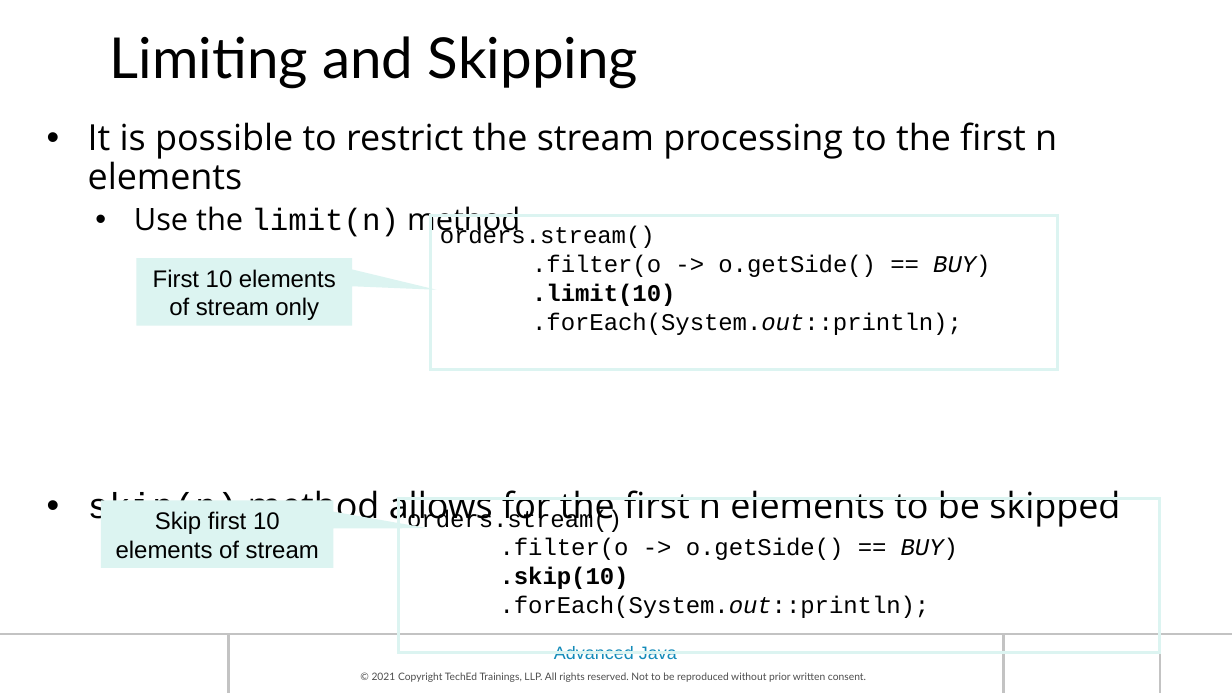
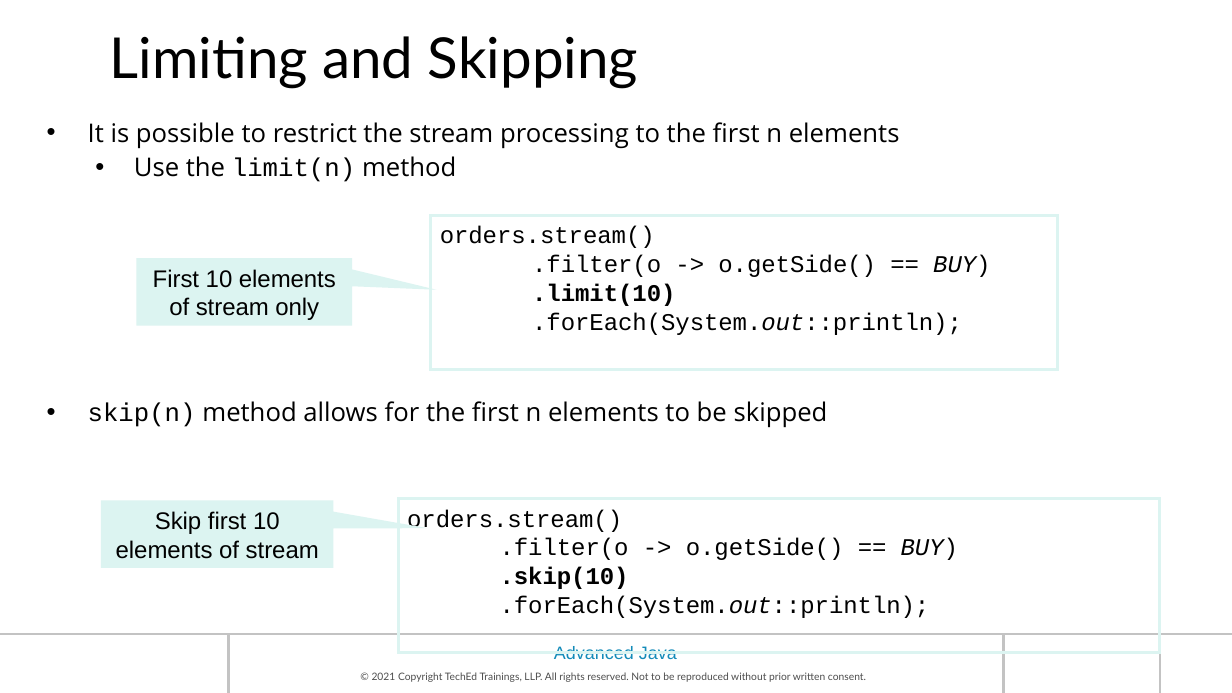
Before and after one commit to prabhat1510/maveric2122, a slide deck: slide 14 of HAN_AdvancedJava_Ch02-Streaming API & Other Java8 Features.pptx. Drawn at 1232x693 pixels with LibreOffice and Linux fonts; fonts in the diff are those of the drawing; background and template pictures are left out. Boxes give left, top, right and bottom in pixels: in the first picture for what was removed or moved away, otherwise in the second. Text is boxed around its words. In the diff, an @@ line names an element or a change of style, - is before the commit and + after.

Commit message:
Streams examples

```diff
--- a/HAN_AdvancedJava_Ch02-Streaming API & Other Java8 Features.pptx
+++ b/HAN_AdvancedJava_Ch02-Streaming API & Other Java8 Features.pptx
@@ text "It is possible to restrict ..." at <box>88,122,900,428</box>: size 28 to 20 pt in "It is possible to restrict the stream ...", "skip(n) method allows for the first n ..."; size 24 to 20 pt in "Use the limit(n) method" @@
```
Also in this commit, not shown: 3 other slides changed, 3 other files.
